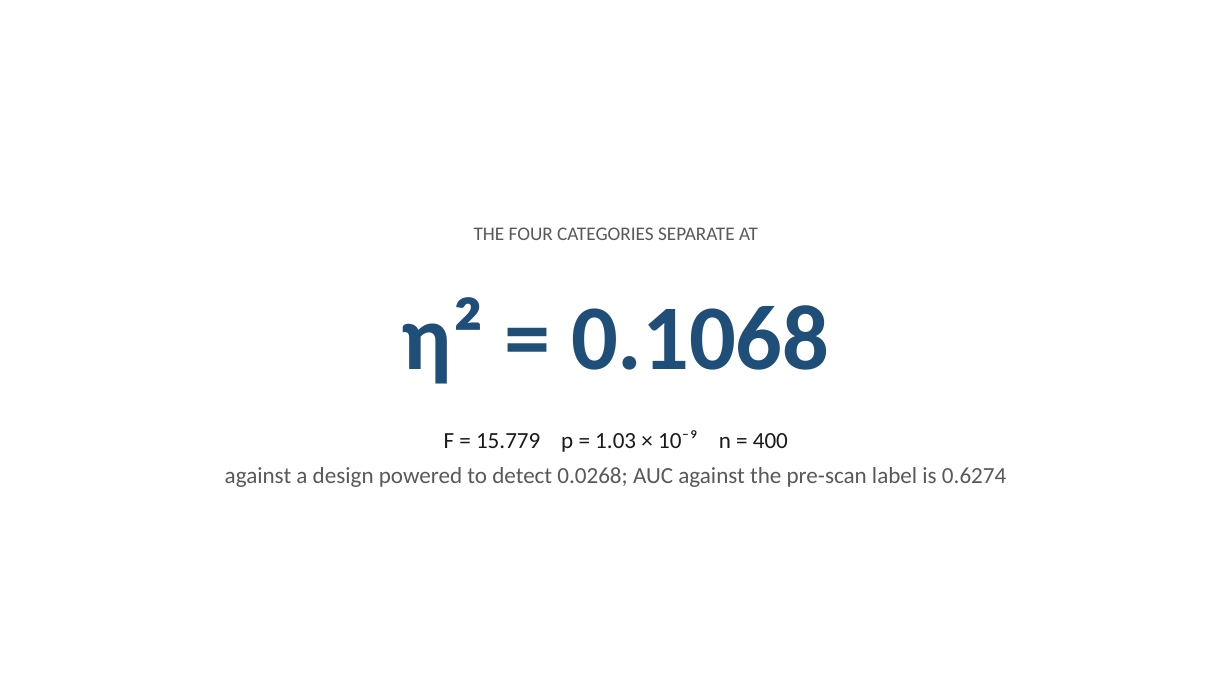
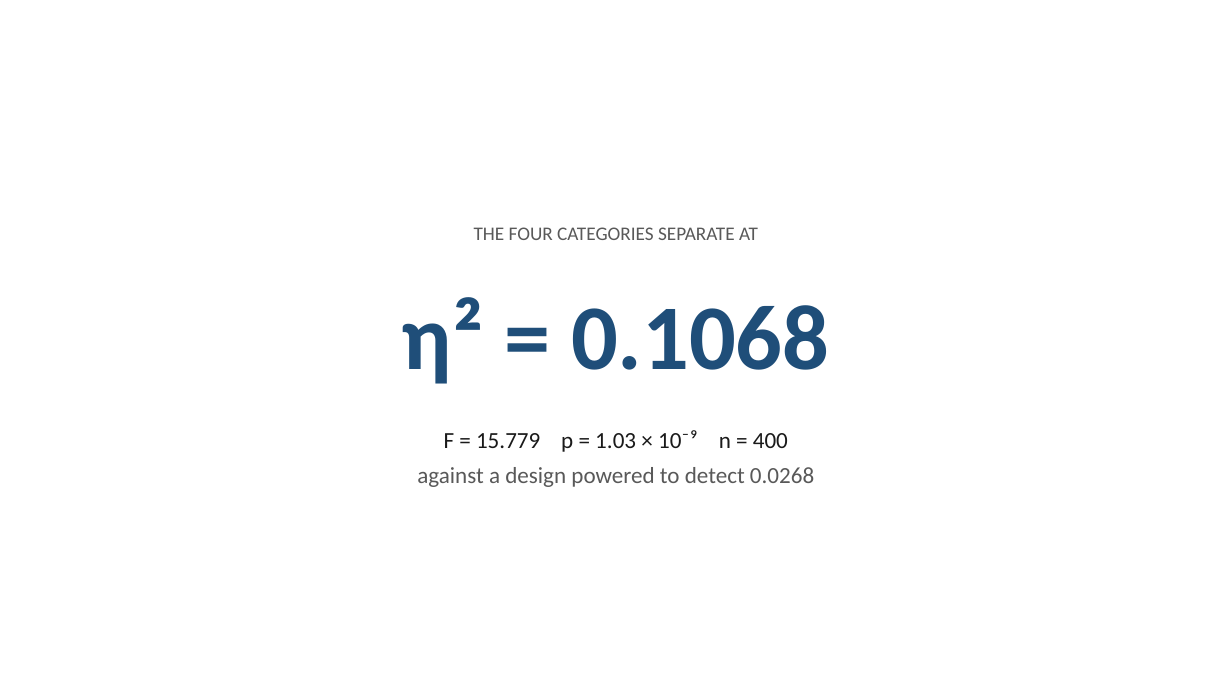
Before and after one commit to brn-mwai/monarch, a slide deck: slide 13 of docs/defence/Monarch_Defence.pptx. Drawn at 1232x693 pixels with LibreOffice and Linux fonts; fonts in the diff are those of the drawing. Boxes give left, top, right and bottom in pixels: in the first picture for what was removed or moved away, otherwise in the second. Text is boxed around its words. In the diff, an @@ line names an element or a change of style, - is before the commit and + after.

Commit message:
Put the baseline, the outrage split and the reversal count in the deck
Adds a slide showing TF-IDF at 0.9758 against the index at 0.6274, retitles
the effect-size slide to say outrage moves both networks, and states that
the reversal count matches the noise model. The builder now reads icons from
assets/icons, where they are, so the editable deck builds again.

```diff
--- a/docs/defence/Monarch_Defence.pptx
+++ b/docs/defence/Monarch_Defence.pptx
@@ text at [417, 467, 814, 487]: text changed @@
-against a design powered to detect 0.0268; AUC against the pre-scan label is 0.6274
+against a design powered to detect 0.0268
```
Also in this commit, not shown: 11 other slides changed, 1 slide added, 3 other files.
